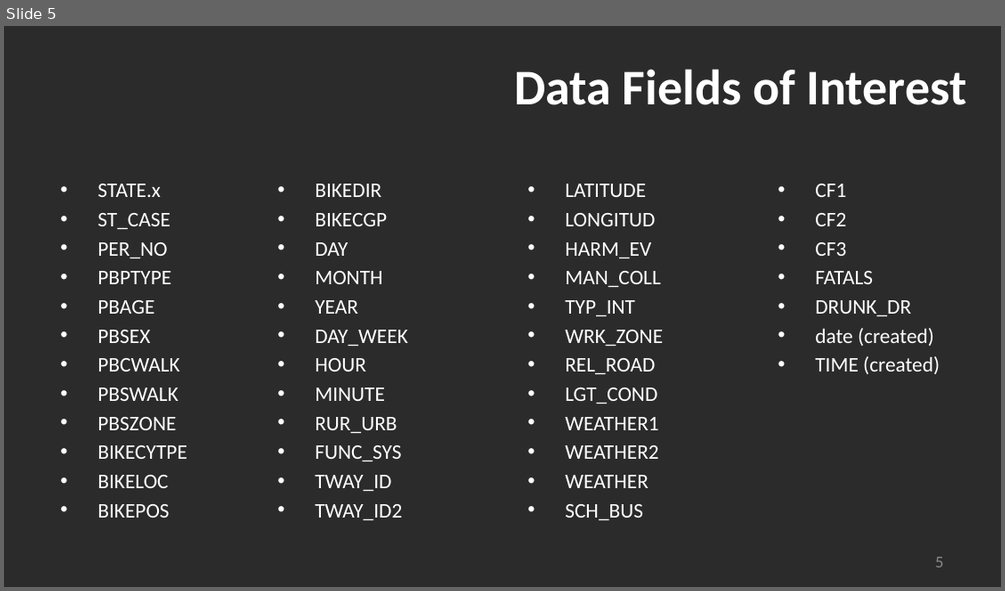
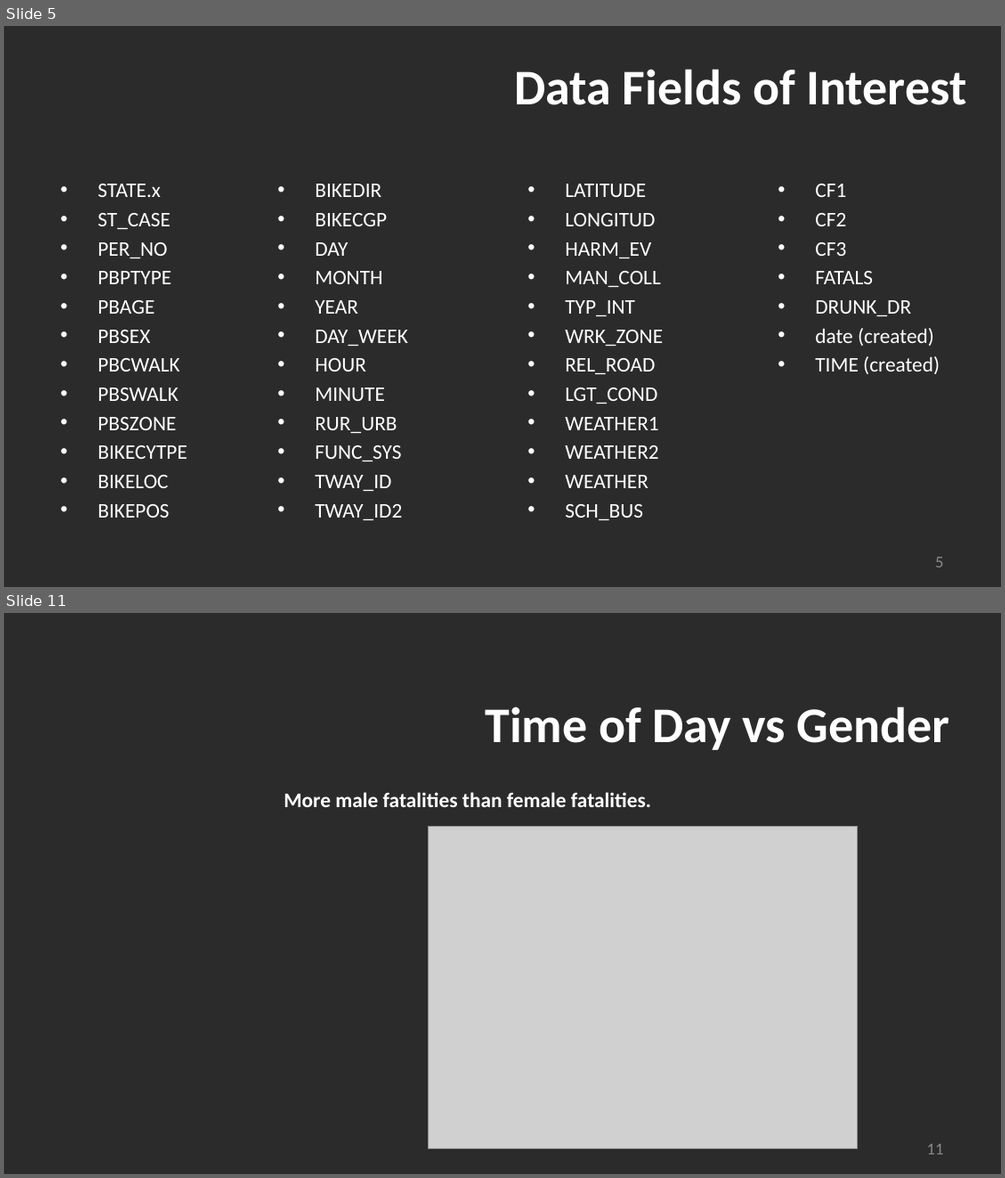
Before and after one commit to madams11/DataR-Project, a slide deck: US Bicycle Fatalities_Group 4.pptx. Shown one above the other, each under a label of ours: slide 5 before the commit, slides 5 and 11 after it; the slides between them are not shown. The pictures are 1005x591 and 1005x1178 pixels, drawn with LibreOffice and Linux fonts; fonts in the diff are those of the drawing; grey boxes stand for pictures; background and template pictures are left out; a plain dark background stands for a picture behind light text. Boxes give left, top, right and bottom in pixels: in the first picture for what was removed or moved away, otherwise in the second. Text is boxed around its words. In the diff, an @@ line names an element or a change of style, - is before the commit and + after.

```diff
--- a/US Bicycle Fatalities_Group 4.pptx
+++ b/US Bicycle Fatalities_Group 4.pptx
@@ slide 11 added at bbox=[4, 613, 1001, 1174], background picture (left out) @@
@@ title added at bbox=[485, 706, 950, 750], 48 pt, text #FFFFFF, bold @@
+Time of Day vs Gender
@@ text added at bbox=[283, 792, 651, 807], 20 pt, text #FFFFFF, bold @@
+More male fatalities than female fatalities.
@@ picture added at bbox=[428, 826, 858, 1149] @@
@@ page number added at bbox=[927, 1143, 944, 1154], 16 pt, text #8C8C8C @@
+11
```
Also in this commit, not shown: 9 slides changed, 5 other slides added, 3 slides removed.
